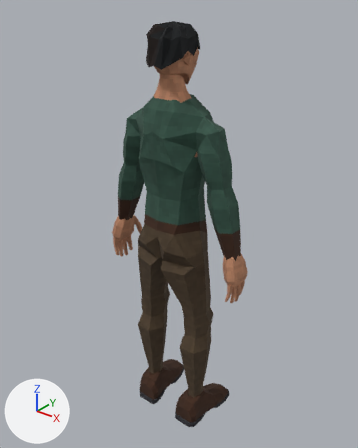
What one commit did to the glTF model public/models/male.glb.
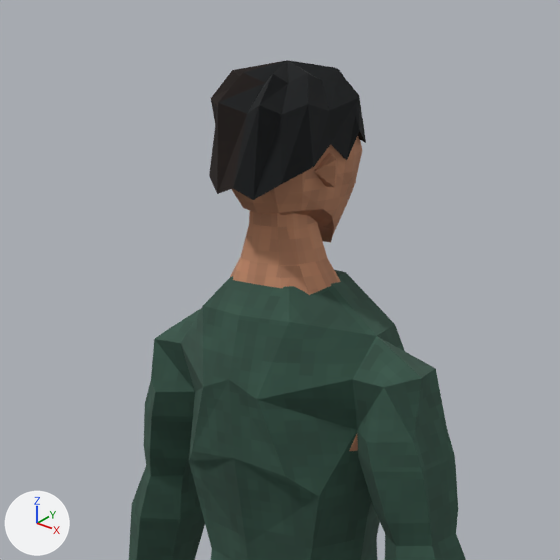
Each version is shown whole from a camera (50 mm lens) standing at (1.26, -1.544, 2.021) and looking at (-0.027, 0.065, 1.023), then close up on the part from 20% to 75% of the width and 0% to 43% of the height. Arrows for +X, +Y and +Z are at lower left; the lights stay in place. The older version's two pictures come first.

Before the edit, the objects in view are built like this:
```python
ob_male_body = bpy.data.objects.new('Male_Body', me_male_body_036)
ob_male_body.location = (0.0, 0.0, 0.0)
ob_male_cloth = bpy.data.objects.new('Male_Cloth', me_male_cloth_036)
ob_male_cloth.location = (0.0, 0.0, 0.0)
ob_male_hair = bpy.data.objects.new('Male_Hair', me_male_hair_036)
ob_male_hair.location = (0.0, 0.0, 0.0)
```
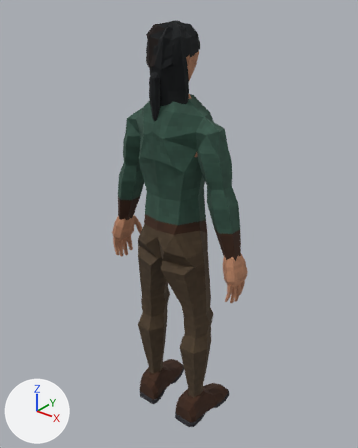
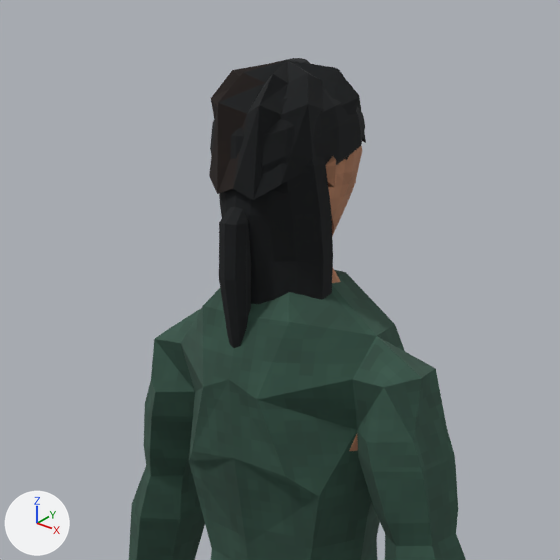
Pixel boxes (x1, y1, x2, y2) of what changed, in the close-ups (560 x 560 px):
'Male_HairLong', added: after (210, 58, 365, 304)
'Male_HairPonytail', added: after (219, 98, 340, 348)
'Male_Body', unchanged, covered by the edit: before (230, 136, 362, 451); after (326, 146, 362, 451)

Patch to the scene script:
```diff
--- a/public/models/male.glb.py
+++ b/public/models/male.glb.py
@@ me_male_hairponytail @@
+me_male_hairponytail.from_pydata(...)  # 136 vertices, 264 faces; spans x -0.081..0.081, y -0.137..0.09, z 1.495..1.894
+me_male_hairponytail.materials.append(mat_t_hair_m)  # picture img_t_hair_m
@@ me_male_hairlong @@
+me_male_hairlong.from_pydata(...)  # 204 vertices, 400 faces; spans x -0.085..0.085, y -0.112..0.092, z 1.525..1.895
+me_male_hairlong.materials.append(mat_t_hair_m)  # picture img_t_hair_m
@@ ob_male_hairponytail @@
+ob_male_hairponytail = bpy.data.objects.new('Male_HairPonytail', me_male_hairponytail)
+ob_male_hairponytail.location = (0.0, 0.0, 0.0)
@@ ob_male_hairlong @@
+ob_male_hairlong = bpy.data.objects.new('Male_HairLong', me_male_hairlong)
+ob_male_hairlong.location = (0.0, 0.0, 0.0)
```
